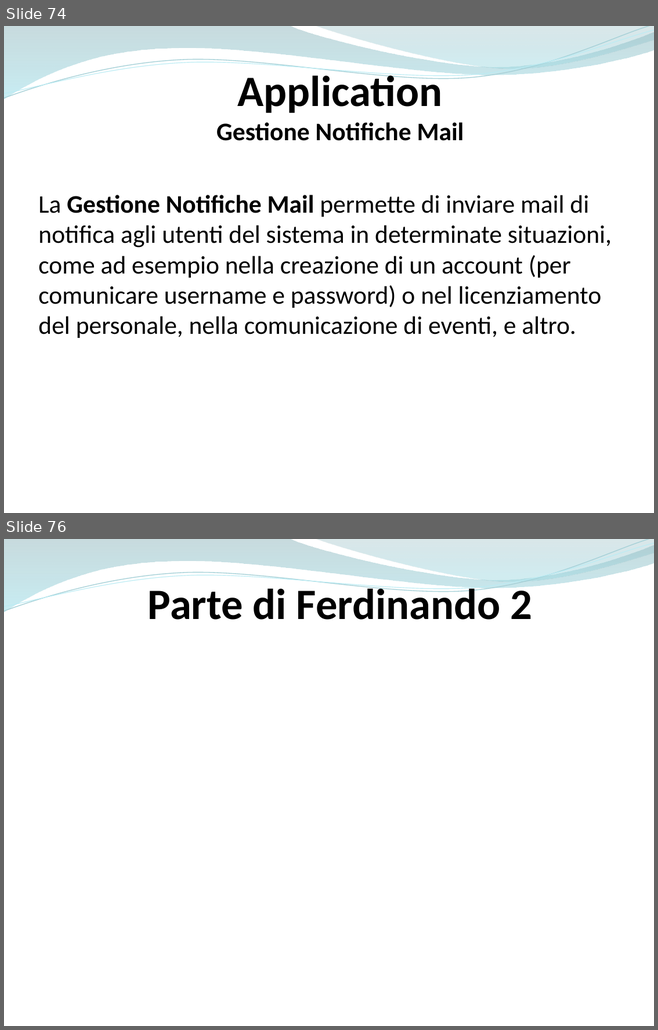
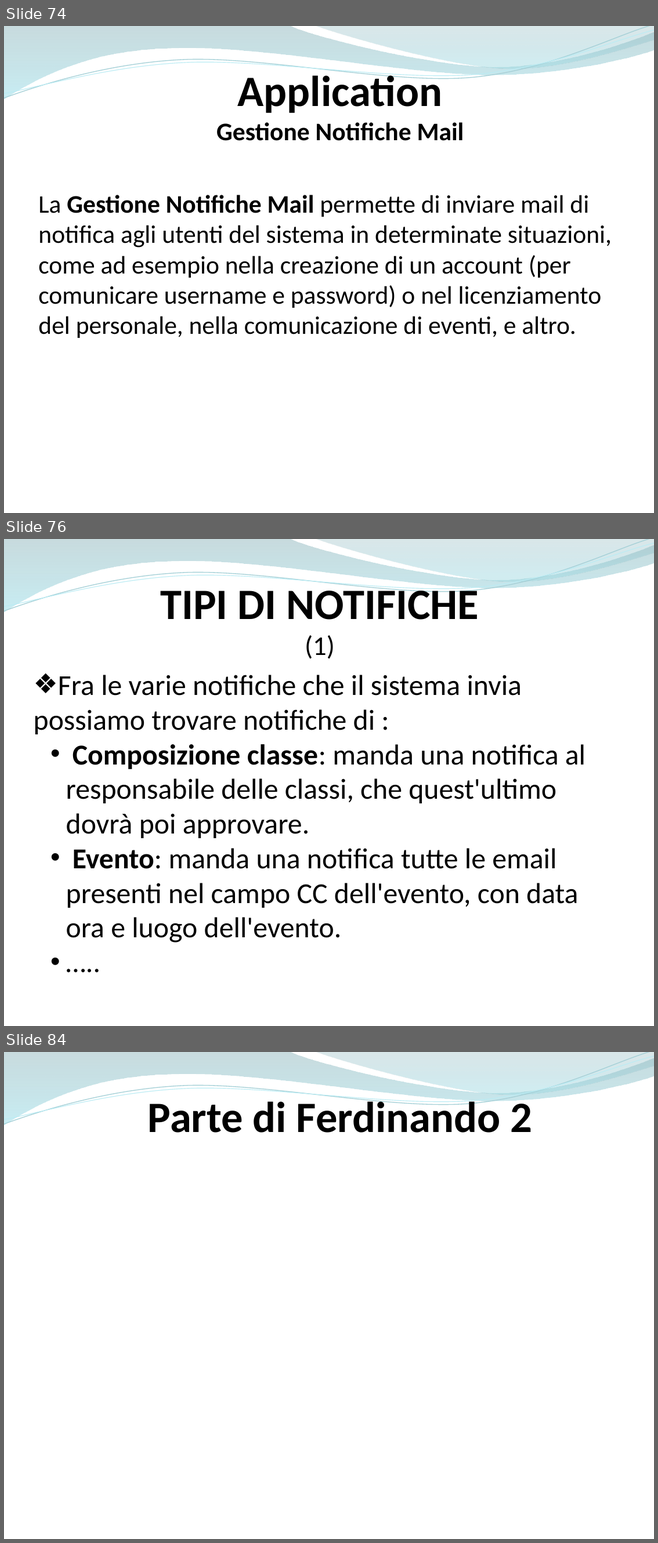
Before and after one commit to ammirate/at-silo, a slide deck: Presentazione/Atsilo1/[BOZZA] Atsilo_A_PresentazioneFinale copia.pptx. Shown one above the other, each under a label of ours: slides 74 and 76 before the commit, slides 74, 76 and 84 after it; the slides between them are not shown. The pictures are 658x1030 and 658x1543 pixels, drawn with LibreOffice and Linux fonts; fonts in the diff are those of the drawing. Boxes give left, top, right and bottom in pixels: in the first picture for what was removed or moved away, otherwise in the second. Text is boxed around its words. In the diff, an @@ line names an element or a change of style, - is before the commit and + after.

```diff
--- a/Presentazione/Atsilo1/[BOZZA] Atsilo_A_PresentazioneFinale copia.pptx
+++ b/Presentazione/Atsilo1/[BOZZA] Atsilo_A_PresentazioneFinale copia.pptx
@@ slide 76 added at (4, 539, 654, 1026), background #FFFFFF; not listed: 4 template elements that a slide beside it also shows @@
@@ text added at (160, 583, 478, 659), 48 pt, text #000000, bold @@
+TIPI DI NOTIFICHE
+(1)
@@ text added at (34, 675, 585, 943), 32 pt, text #000000 @@
+❖ Fra le varie notifiche che il sistema invia possiamo trovare notifiche di :
+  • Composizione classe: manda una notifica al responsabile delle classi, che quest'ultimo dovrà poi approvare.
+  • Evento: manda una notifica tutte le email presenti nel campo CC dell'evento, con data ora e luogo dell'evento.
+  • …..
@@ what was slide 76 is now slide 84 @@
```
Also in this commit, not shown: 8 other slides added, 1 slide removed, 1 other file.
